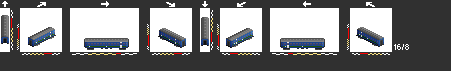
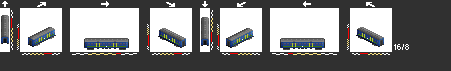
Revision of a layered 451 × 71 image; what changed, layer by layer:
renamed "white stripe" to "bk stripe", hid it, painted on it over [50, 32, 362, 48]
hid "new dsb", painted on it over [36, 34, 368, 47]
added layer "bn3" above "bk2" over [35, 33, 377, 47]
showed "bn", moved it above "an", painted on it over [1, 18, 378, 49]
hid "b", painted on it over [1, 18, 378, 49]
removed layer "a/b" over [1, 18, 378, 49]
removed layer "Layer 0" over [1, 18, 378, 49]
